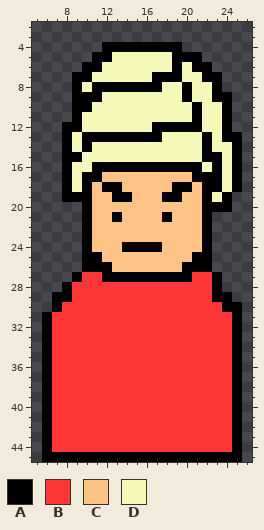
Pixel-art sprite -- Assets/assets/king.png. That is the earlier state.
The file is 32x46 pixels. Shown: x 5..26, y 2..45.
Palette (. is transparent): A #000000  B #ff3636  C #ffc385  D #f6f8b7
New version:
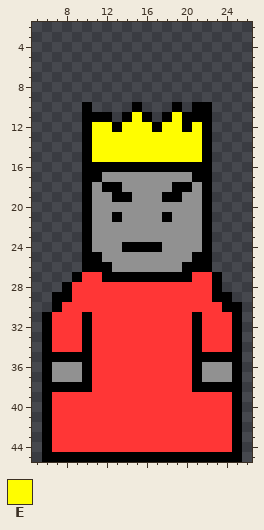
Colours new in this view: E #fffd00
The author wrote: King drops barrel
The edit:
colour C: #ffc385 -> #919191
y 4: x 12..19 AAAAAAAA -> ........
y 5: x 11..21 AADDDDDDAAA -> ...........
y 6: x 10..22 AADDDDDDDADAA -> .............
y 7: x 9..23 AADDDDDDAAADDAA -> ...............
y 8: x 9..23 ADAAAAAAADDADDA -> ...............
y 9: x 9..24 AAADDDDDDDDADDAA -> ................
y 10: x 9 A -> .; x 11..20 DDDDDDDDDD -> ....A...A.; x 22..24 DDA -> A..
y 11: x 9..20 ADDDDDDDDDDD -> .AAA.AEA.AEA; x 22..24 DDA -> A..
y 12: x 8..16 AADDDDDDD -> ..AEEAEEE; x 18..19 AA -> EE; x 21..24 ADDA -> EA..
y 13: x 8..9 AD -> ..; x 11..21 AAAAAAADDDD -> EEEEEEEEEEE; x 23..25 DAA -> ...
y 14: x 8..9 AD -> ..; x 11..21 DDDDDDDDDDD -> EEEEEEEEEEE; x 23..25 DDA -> ...
y 15: x 8..21 AADDDDDDDDDDDD -> ..AEEEEEEEEEEE; x 23..25 ADA -> ...
y 16: x 8..10 ADD -> ..A; x 22..25 DADA -> A...
y 17..18: x 8..9 AD -> ..; x 23..25 ADA -> ...
y 19: x 8..9 AA -> ..; x 23..24 DA -> ..
y 20: x 23..24 AA -> ..
y 31..34: x 10 B -> A; x 21 B -> A
y 35: x 7..10 BBBB -> AAAA; x 21..24 BBBB -> AAAA
y 36..37: x 7..10 BBBB -> CCCA; x 21..24 BBBB -> ACCC
y 38: x 7..10 BBBB -> AAAA; x 21..24 BBBB -> AAAA
